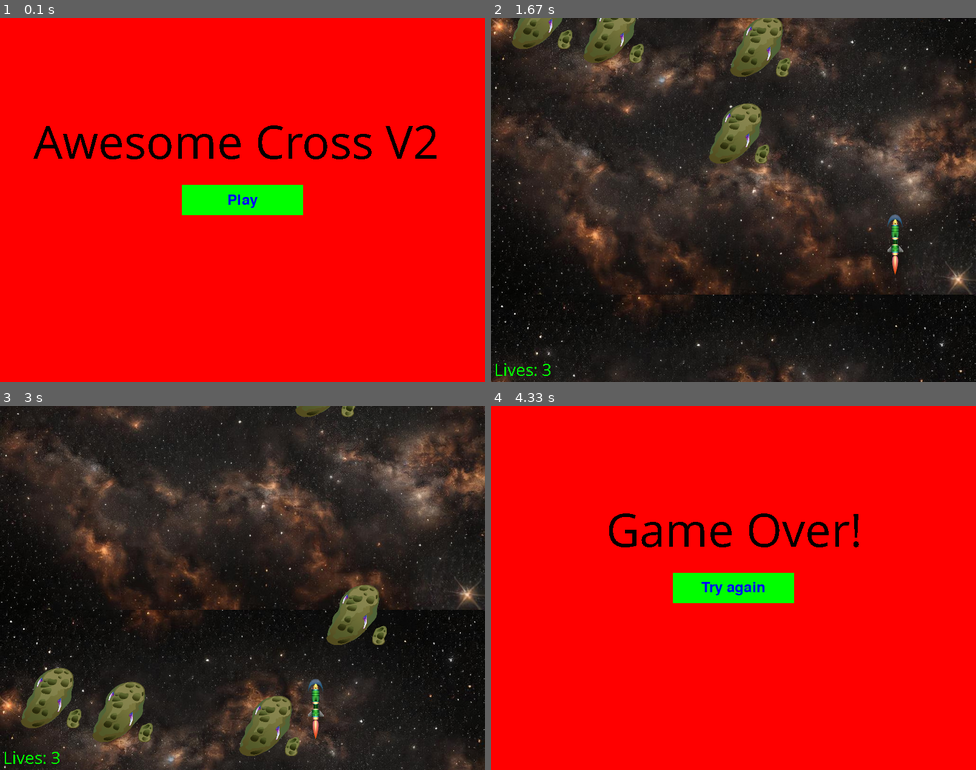
Above: before the commit, frames 1-4 (two rows, left to right).
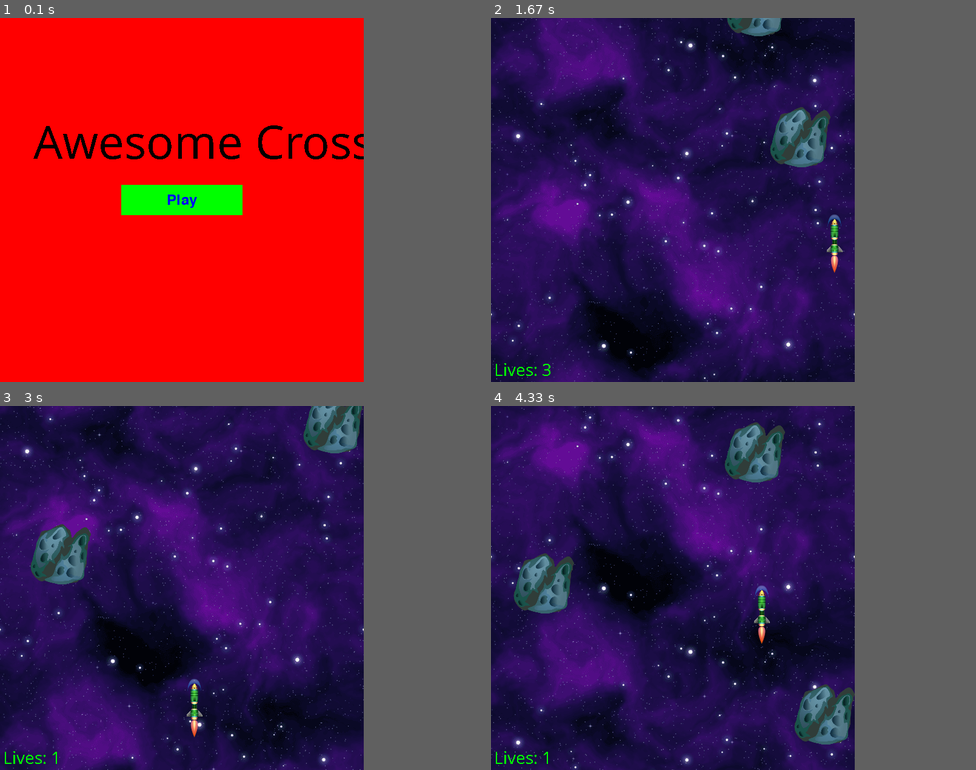
Above: after the commit, the same moments.

Repository: AndrewFagan04/CS_370_AwexomeCross
Game: pygame game, started from spritestest.py
Same seed, same stepped clock (60 frames per second), same inputs: the game is played once before the commit and once after it.
Inputs:
- Up to frame 1 (0.1 s): no input
- Up to frame 2 (1.67 s): click "Play" at 0.38 s; hold D 0.67-1.13 s; hold W 1.17-1.47 s; hold D from 1.5 s (still down)
- Up to frame 3 (3 s): release D at 1.97 s; hold A 2-2.53 s; hold S 2.57-2.87 s; hold A from 2.9 s (still down)
- Up to frame 4 (4.33 s): release A at 3.3 s; hold W 3.33-3.7 s; hold D from 3.73 s (still down)
In our replay, the window is 800x600 before the commit and 600x600 after it. These sizes can differ from the game's own. Grey fills any space a smaller window leaves; there, only what the larger window draws over its background counts as a difference.

The runs differ from the first frame. In frame 1, 2.5% of the frame differs, in the area x 25-90%, y 29-55%; in frame 2, 78%; in frame 3, 78%, in the area x 0-100%, y 0-100%; in frame 4, 75%.

Commit message:
Changed the way obstacles spawn, changed to a seamless background, changed aspect ratio

Diff:
--- a/spritestest.py
+++ b/spritestest.py
@@ -7,18 +7,20 @@
 pygame.font.init()
 
 #the screen
-WIDTH = 800
+WIDTH = 600
 LENGTH = 600
 window = pygame.display.set_mode([WIDTH, LENGTH])
-background = pygame.image.load("C:/Users/Danyal/CS_370_danyalm/CS_370_AwexomeCross/stars.jpg") # put stars image here
-meteor = pygame.image.load("C:/Users/Danyal/CS_370_danyalm/CS_370_AwexomeCross/sprites/Meteor_08.png")
+background = pygame.image.load("C:/Users/Danyal/CS_370_danyalm/CS_370_AwexomeCross/space.png") # put stars image here
 fps = 60
 timer = pygame.time.Clock()
+obstacle_speed = 3
+obstacle_interval = 600  # how fast obstacles spawn
 
 #define colours for random rectangles
 GREEN = (0, 255, 0)
 RED = (255, 0, 0)
 BLUE = (0, 0, 255)
+BLACK = (0,0,0)
 
 player_images = [pygame.transform.scale(pygame.image.load(f'C:/Users/Danyal/CS_370_danyalm/CS_370_AwexomeCross/sprites/player{i}.png').convert_alpha(), (28,103)) for i in range(1, 5)]
 class Player(pygame.sprite.Sprite):
@@ -30,10 +32,10 @@
         self.rect = self.image.get_rect()
         self.rect.center = (WIDTH // 2, LENGTH - 100)
         self.animation_speed = 0.1
-        self.last_update = time.time()
+        self.last_update = pygame.time.get_ticks()
 
     def update(self):
-        now = time.time()
+        now = pygame.time.get_ticks()
         if now - self.last_update > self.animation_speed:
             self.current_frame = (self.current_frame + 1) % len(self.images)
             self.image = self.images[self.current_frame]
@@ -55,6 +57,26 @@
     def is_clicked(self, pos):
         return self.rect.collidepoint(pos)
 
+class Obstacle(pygame.sprite.Sprite):
+    def __init__(self):
+        super().__init__()
+        self.image = pygame.image.load("C:/Users/Danyal/CS_370_danyalm/CS_370_AwexomeCross/sprites/Meteor_06.png")
+        self.image = pygame.transform.scale(self.image, (100, 100))
+
+        self.rect = self.image.get_rect()
+        self.rect.x = random.randint(0, WIDTH - self.rect.width)
+        self.rect.y = -self.rect.height
+
+    def update(self):
+        self.rect.y += obstacle_speed
+        if self.rect.y > LENGTH:
+            self.kill()
+
+obstacle_group = pygame.sprite.Group()
+pygame.time.set_timer(pygame.USEREVENT, obstacle_interval)
+
+
+
 def show_start_screen():
     play_button = Button(WIDTH // 2 - 100, LENGTH // 2 - 25, 200, 50, GREEN, "Play")
     my_font = pygame.font.SysFont('Comic Sans MS', 80)
@@ -70,7 +92,7 @@
                 sys.exit()
             if event.type == pygame.MOUSEBUTTONDOWN:
                 if play_button.is_clicked(event.pos):
-                    game_loop()  # Exit the start screen loop and start the game
+                    game_loop()
 
         pygame.display.flip()
         timer.tick(fps)
@@ -90,7 +112,7 @@
                 sys.exit()
             if event.type == pygame.MOUSEBUTTONDOWN:
                 if replay_button.is_clicked(event.pos):
-                    game_loop()  # Exit the start screen loop and start the game
+                    game_loop()
 
         pygame.display.flip()
         timer.tick(fps)
@@ -110,51 +132,34 @@
                 sys.exit()
             if event.type == pygame.MOUSEBUTTONDOWN:
                 if play_button.is_clicked(event.pos):
-                    game_loop()  # Exit the start screen loop and start the game
-
-        pygame.display.flip()
-        timer.tick(fps)
+                    game_loop()
+
+        pygame.display.flip()
+        timer.tick(fps)
+
+
 
 def game_loop():
-
     player = Player()
     all_sprites = pygame.sprite.Group()
     all_sprites.add(player)
 
-    #character stuff
-    character_radius = 30
-    character_x = WIDTH // 2
-    character_y = 450
+    obstacle_group = pygame.sprite.Group()
+    pygame.time.set_timer(pygame.USEREVENT, obstacle_interval)
+
+    # Character settings
     lives = 3
     speed = 7
-    obstacle_speed = 6
-    grace_time = 3
-    game_start_time = time.time()
-
-    #for background start
+    collision_occured = False
+
+    # for the background
     x = 0
     y = 0
-     # Load meteor image
-    meteor_img = pygame.transform.scale(meteor, (100, 100))
-    meteor_rect = meteor_img.get_rect()
-
-
-    #Makes random meteors to collide with
-    obstacles=[]
-    for _ in range(5):
-        obstacle_rect = meteor_rect.copy()
-        obstacle_rect.x = random.randint(0, WIDTH - obstacle_rect.width)
-        obstacle_rect.y = random.randint(-700, -300)
-        obstacles.append((obstacle_rect, meteor_img))
-
-
-    # Blink parameters
-    last_blink_time = 0
-    blinking = False
-    blink_duration = 0.15
-    finish_line_y = -20000 #change this to make the game longer or shorter (smaller number is longer game)
+
+
+    finish_line_y = -5000  # how long the game is (smaller number = longer game)
     running = True
-    #--------------------------------------------
+
     while running:
         timer.tick(fps)
         current_time = time.time()
@@ -163,8 +168,14 @@
             if event.type == pygame.QUIT:
                 pygame.quit()
                 sys.exit()
-
-        #moving side to side
+            elif event.type == pygame.USEREVENT:
+                new_obstacle = Obstacle()
+                all_sprites.add(new_obstacle)
+                obstacle_group.add(new_obstacle)
+
+        obstacle_group.update()
+
+        # Moving side to side
         keys = pygame.key.get_pressed()
         if keys[pygame.K_w]:
             player.rect.y -= speed
@@ -175,76 +186,48 @@
         if keys[pygame.K_d]:
             player.rect.x += speed
 
-        #borders so character doesn't move out of the screen
+        # Borders so character doesn't move out of the screen
         player.rect.x = max(0, min(WIDTH - player.rect.width, player.rect.x))
         player.rect.y = max(0, min(LENGTH - player.rect.height, player.rect.y))
 
-        finish_line = pygame.Rect(0, finish_line_y, 800, 25)
-        #scrolling background
-        y += 6 #how fast it scrolls
+        # Scrolling background
+        y += 6  # How fast it scrolls
         finish_line_y += 6
-        if y == LENGTH:
+        if y >= LENGTH:
             y = 0
         window.blit(background, (x, y))
         window.blit(background, (x, y - LENGTH))
 
-        #move obstacles
-        for i, (obstacle_rect, _) in enumerate(obstacles):
-            obstacle_rect.y += obstacle_speed
-            if obstacle_rect.y > LENGTH:
-                # Respawn meteor off-screen above
-                obstacle_rect.y = random.randint(-obstacle_rect.height, -1 * meteor_rect.height)
-                obstacle_rect.x = random.randint(0, WIDTH - obstacle_rect.width)
-
-        # Draw all meteors
-        for obstacle_rect, obstacle_img in obstacles:
-            window.blit(obstacle_img, obstacle_rect.topleft)
-
-        # Update and draw all sprites
+        # draw sprites
         all_sprites.update()
         all_sprites.draw(window)
 
-
-        #check collision and change colour
-        col = GREEN
-        for obstacle_rect, _ in obstacles:
-            if player.rect.colliderect(obstacle_rect):
-                if not blinking:
-                    blinking = True
-                    last_blink_time = current_time
-                    col = RED
-                    lives -= 1  # Deduct a life on collision
-                    obstacles.remove((obstacle_rect, _))  # Remove the obstacle to avoid repeated collision
-
+        # Finish line
+        finish_line = pygame.Rect(0, finish_line_y, 800, 25)
+
+        # player/obstacle collision
+        collided_obstacles = pygame.sprite.spritecollide(player, obstacle_group, dokill=False)
+        for obstacle in collided_obstacles:
+            obstacle.kill()  # remove obstacle after hitting it
+            lives -= 1
 
         if player.rect.colliderect(finish_line):
             you_win_screen()
 
-
-
-
-        # Handle blinking
-        if blinking:
-            if current_time - last_blink_time < blink_duration:
-                col = RED
-            else:
-                blinking = False
-
-
-
-        # Check if lives are depleted
+        # Check if lives ran out
         if lives <= 0:
-            game_over_screen()  # we can replace this with an end game screen or restart logic
-
-
+            game_over_screen()
+
+        # Display lives
         lives_text = pygame.font.SysFont('Comic Sans MS', 30)
         text_surface = lives_text.render('Lives: ' + str(lives), False, (0, 255, 0))
-        window.blit(text_surface, (5,560))
-
+        window.blit(text_surface, (5, 560))
+
+        # Draw finish line
         pygame.draw.rect(window, BLUE, finish_line)
 
-
-        pygame.display.flip()
+        pygame.display.flip()
+
 
 def main():
     while True:
Binary file added: space.png
Binary file removed: spacee.jpg
Binary file added: sprites/Meteor_06.png
